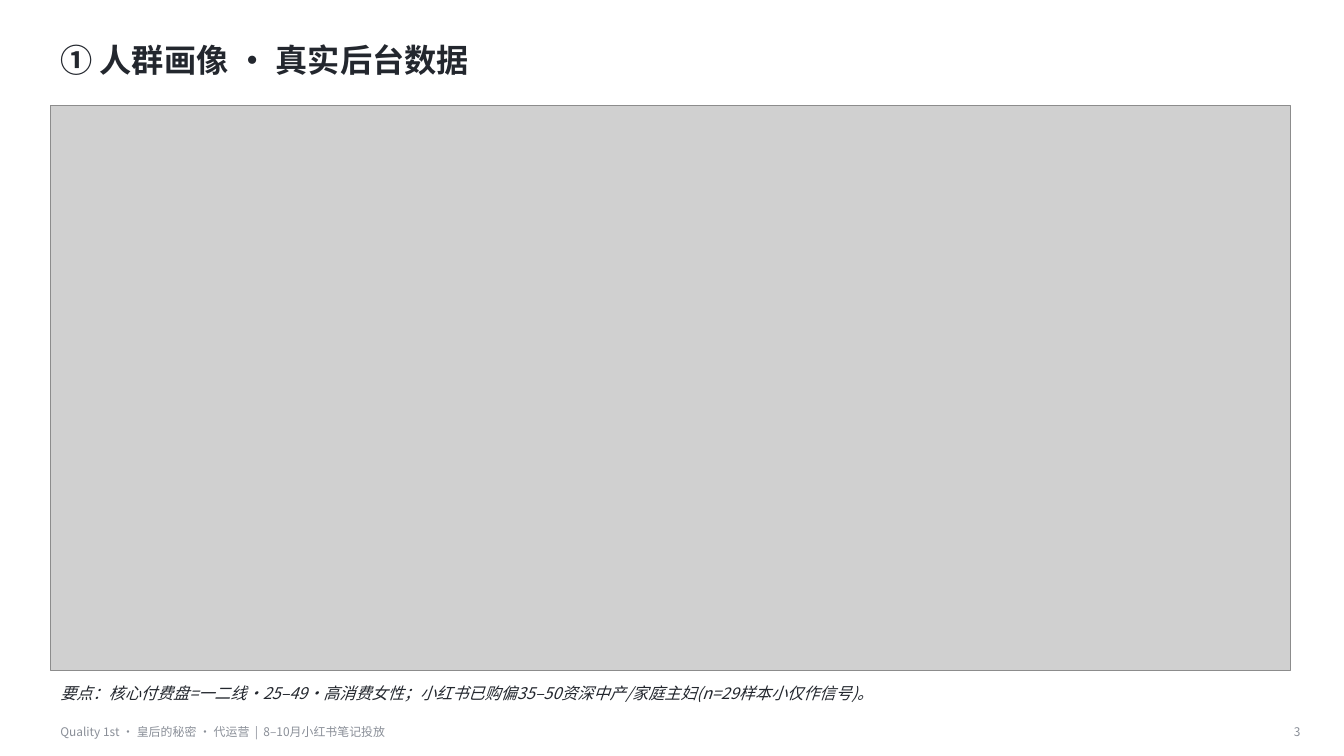
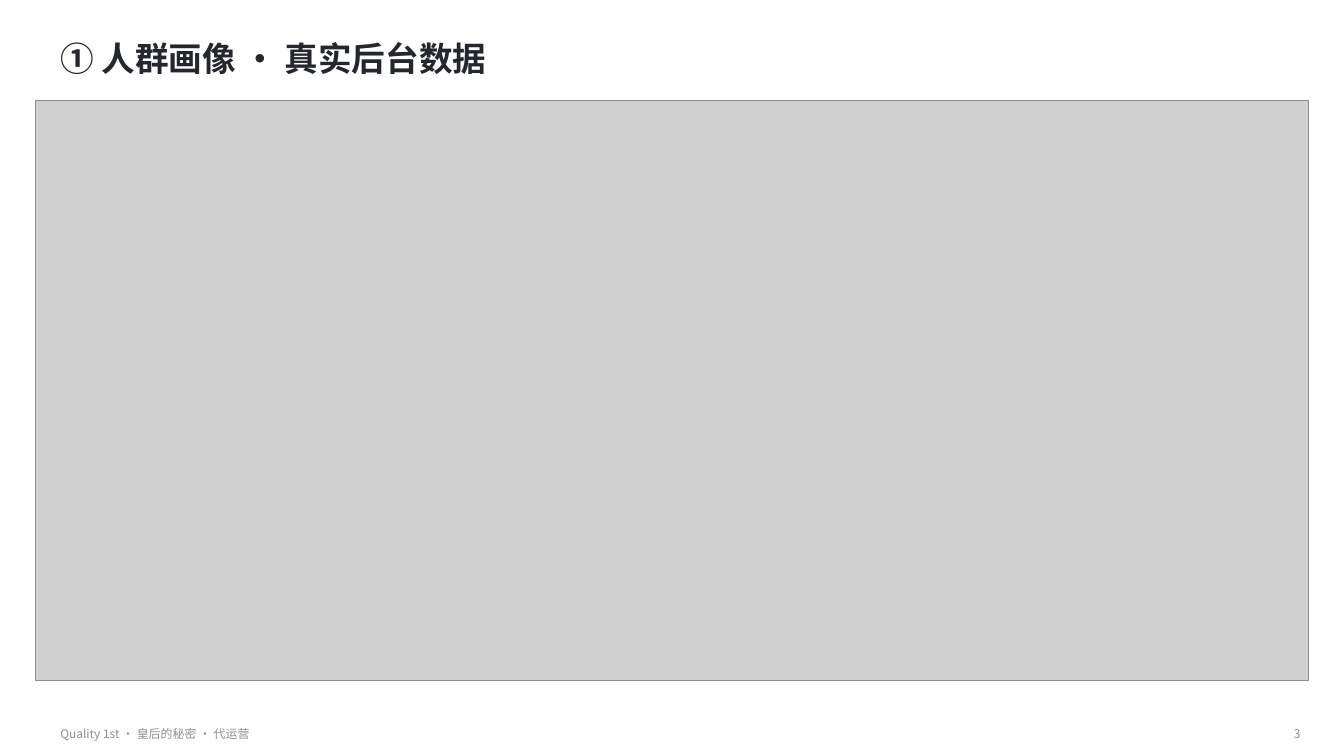
Before and after one commit to caowenwen-boop/-, a slide deck: slide 3 of docs/工作/04-营销推广/代运营-Quality1st/8-10月笔记投放/8-10月小红书笔记投放方案.pptx. Drawn at 1344x756 pixels with LibreOffice and Linux fonts; fonts in the diff are those of the drawing; grey boxes stand for pictures. Boxes give left, top, right and bottom in pixels: in the first picture for what was removed or moved away, otherwise in the second. Text is boxed around its words. In the diff, an @@ line names an element or a change of style, - is before the commit and + after.

```diff
--- a/docs/工作/04-营销推广/代运营-Quality1st/8-10月笔记投放/8-10月小红书笔记投放方案.pptx
+++ b/docs/工作/04-营销推广/代运营-Quality1st/8-10月笔记投放/8-10月小红书笔记投放方案.pptx
@@ text "① 人群画像 · 真实后台数据" at [60,42,487,74]: size 23 to 24 pt @@
@@ picture: place and size @@
-picture at [50,106,1291,670]
+picture at [35,101,1309,681]
@@ text removed at [60,685,873,702] @@
-要点：核心付费盘=一二线·25–49·高消费女性；小红书已购偏35–50资深中产/家庭主妇(n=29样本小仅作信号)。
@@ text at [60,728,250,741]: text changed @@
-Quality 1st · 皇后的秘密 · 代运营 | 8–10月小红书笔记投放
+Quality 1st · 皇后的秘密 · 代运营
```
Also in this commit, not shown: 9 other slides changed.
